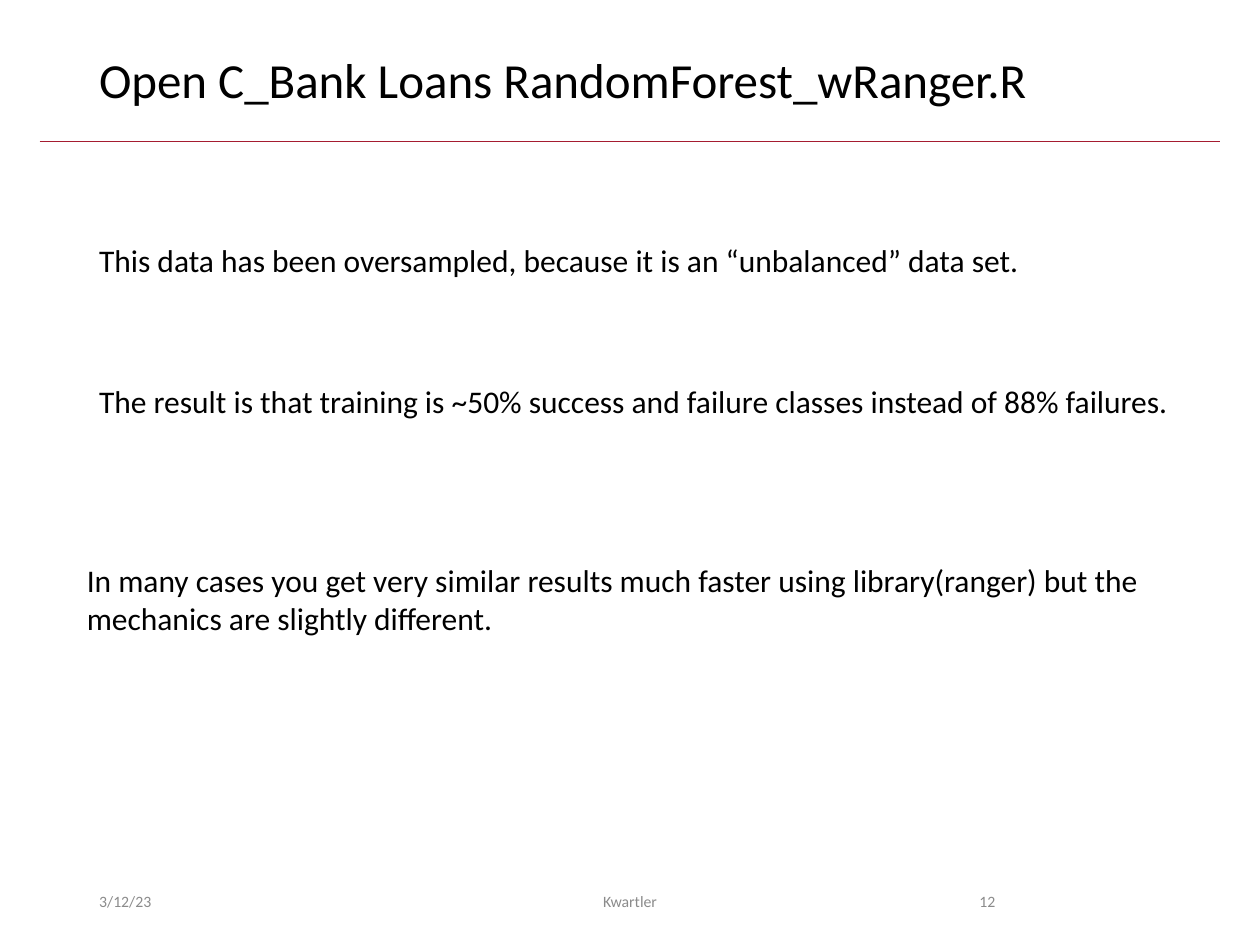
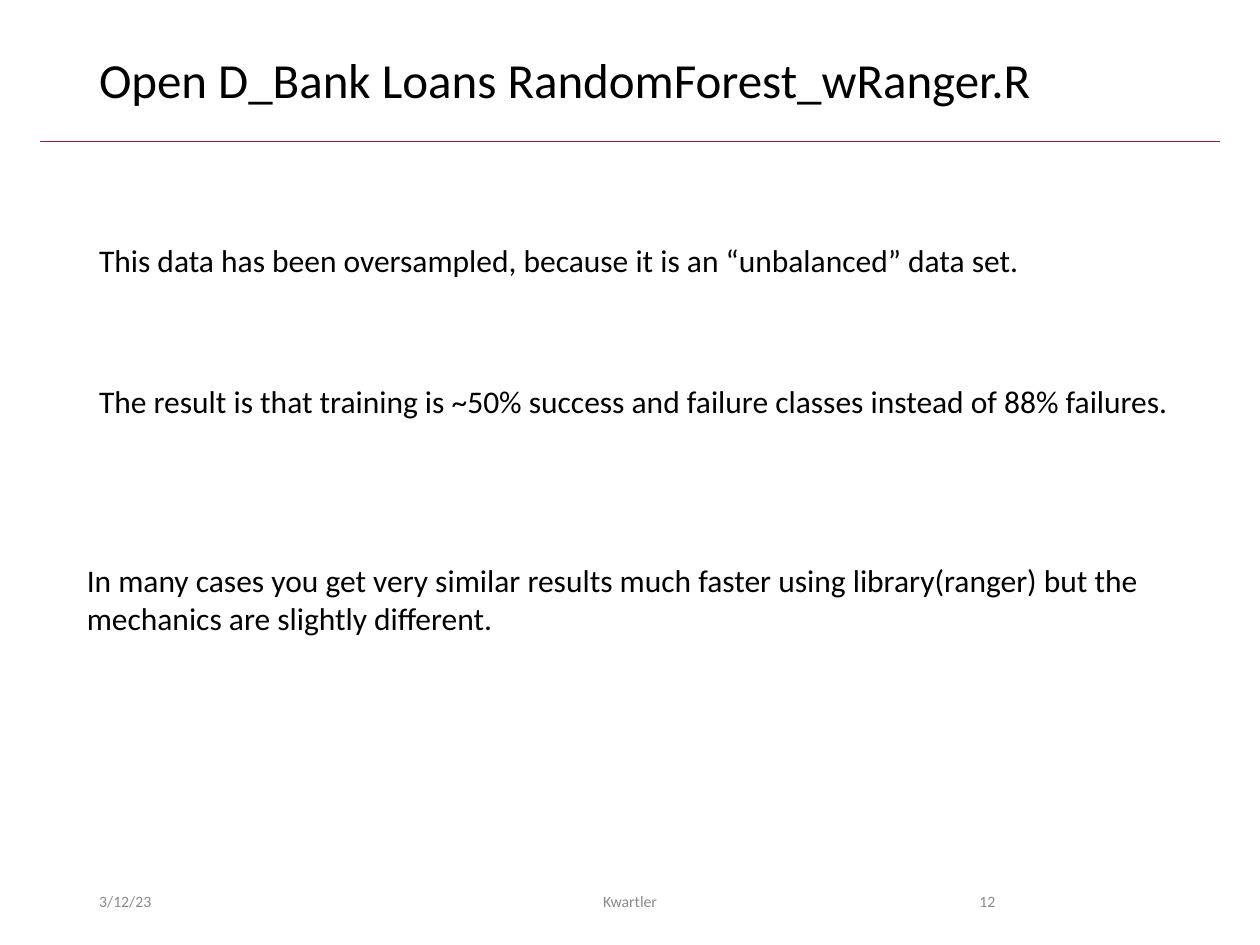
Before and after one commit to kwartler/Hult_Visualizing-Analyzing-Data-with-R, a slide deck: slide 12 of DD1/F_Mar13/C_RandomForests.pptx. Drawn at 1260x945 pixels with LibreOffice and Linux fonts; fonts in the diff are those of the drawing. Boxes give left, top, right and bottom in pixels: in the first picture for what was removed or moved away, otherwise in the second. Text is boxed around its words. In the diff, an @@ line names an element or a change of style, - is before the commit and + after.

```diff
--- a/DD1/F_Mar13/C_RandomForests.pptx
+++ b/DD1/F_Mar13/C_RandomForests.pptx
@@ title at (x1=99, y1=64, x2=1031, y2=107): text changed @@
-Open C_Bank Loans RandomForest_wRanger.R
+Open D_Bank Loans RandomForest_wRanger.R
```
Also in this commit, not shown: 1 other slide changed, 3 other files.
